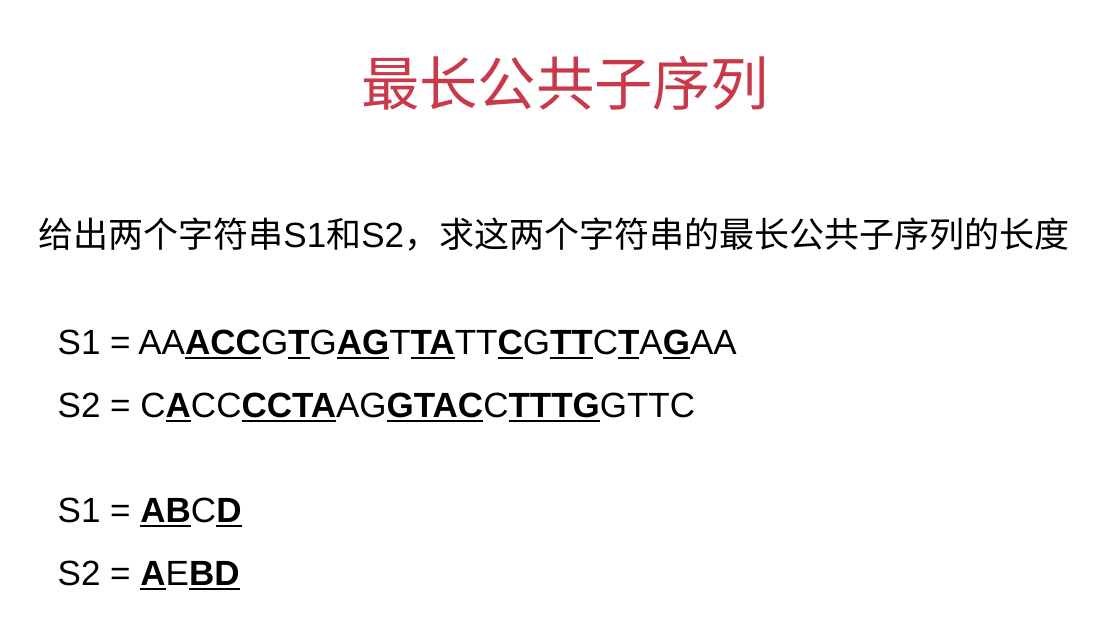
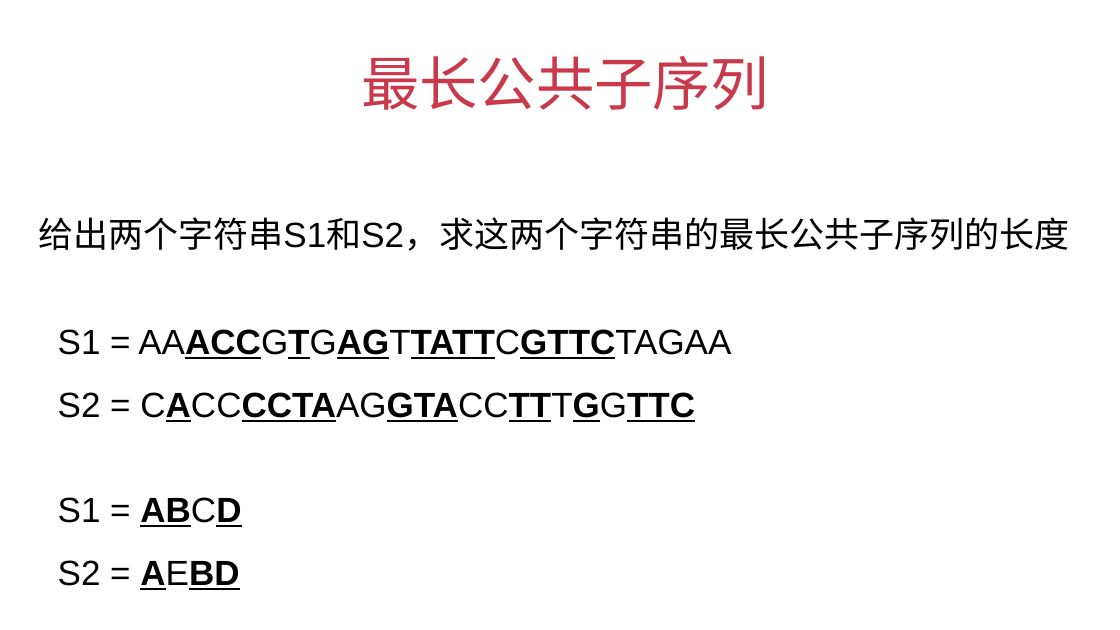
Before and after one commit to liuyubobobo/Play-with-Algorithm-Interview, a slide deck: slide 166 of 09-Dynamic-Programming/Chapter-09.pptx. Drawn at 1120x630 pixels with LibreOffice and Linux fonts; fonts in the diff are those of the drawing. Boxes give left, top, right and bottom in pixels: in the first picture for what was removed or moved away, otherwise in the second. Text is boxed around its words. In the diff, an @@ line names an element or a change of style, - is before the commit and + after.

Commit message:
LCS S ppt bug fixed. new test cases added in Java version.

```diff
--- a/09-Dynamic-Programming/Chapter-09.pptx
+++ b/09-Dynamic-Programming/Chapter-09.pptx
@@ text "S1 = AAACCGTGAGTTATTCGTTCTAGAA" at box(58, 329, 731, 422): bold on, bold off, underline on, underline off in "AAACCGTGAGTTATTCGTTCTAGAA", "CACCCCTAAGGTACCTTTGGTTC" @@
```
Also in this commit, not shown: 4 other files.
